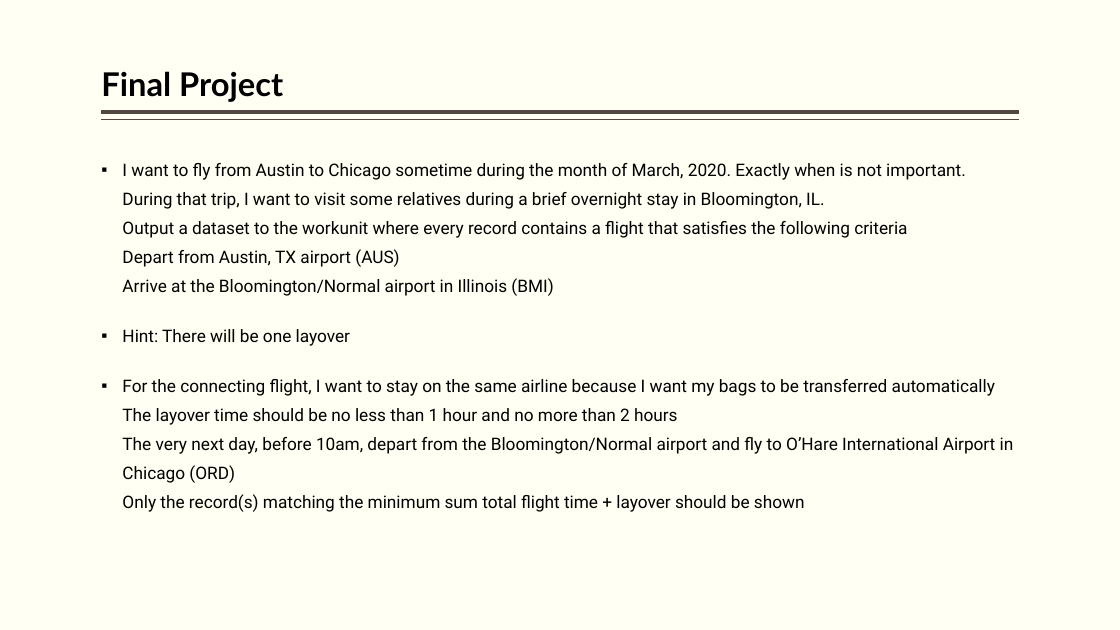
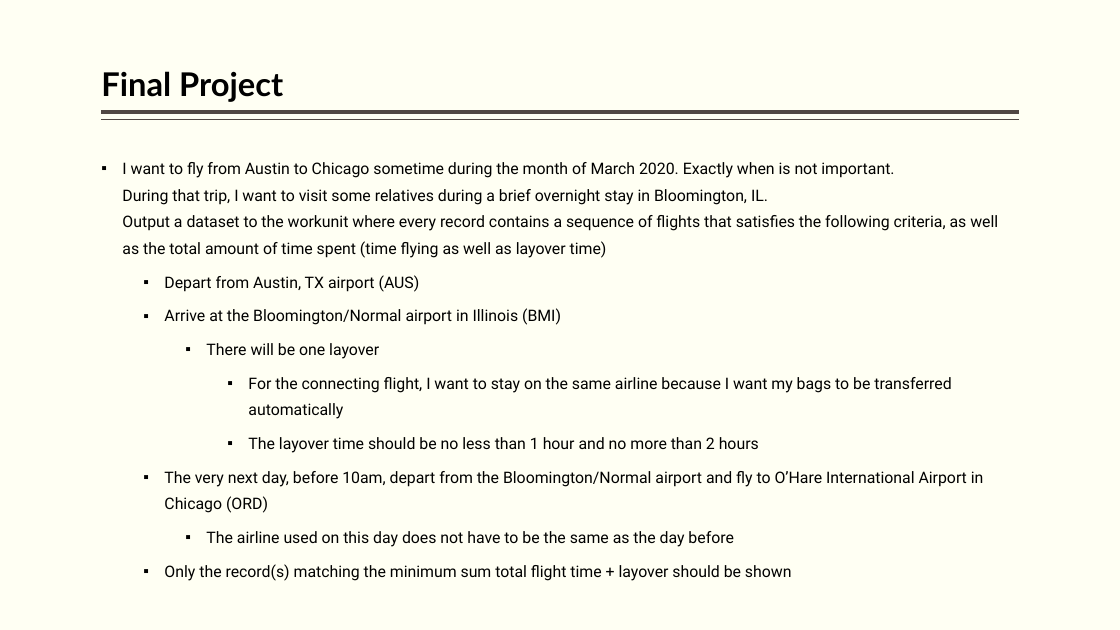
Before and after one commit to hpccsystems-solutions-lab/ScheduledFlights-Workshop, a slide deck: slide 110 of BigData-ECL.pptx. Drawn at 1120x630 pixels with LibreOffice and Linux fonts; fonts in the diff are those of the drawing. Boxes give left, top, right and bottom in pixels: in the first picture for what was removed or moved away, otherwise in the second. Text is boxed around its words. In the diff, an @@ line names an element or a change of style, - is before the commit and + after.

Commit message:
VS Code install changes; minor typos

```diff
--- a/BigData-ECL.pptx
+++ b/BigData-ECL.pptx
@@ text at <box>122,162,998,581</box>: text changed; size 14.8 to 13.6 pt @@
-▪ I want to fly from Austin to Chicago sometime during the month of March, 2020. Exactly when is not important.
-  During that trip, I want to visit some relatives during a brief overnight stay in Bloomington, IL.
-  Output a dataset to the workunit where every record contains a flight that satisfies the following criteria
-  Depart from Austin, TX airport (AUS)
-  Arrive at the Bloomington/Normal airport in Illinois (BMI)
-▪ Hint: There will be one layover
-▪ For the connecting flight, I want to stay on the same airline because I want my bags to be transferred automatically
-  The layover time should be no less than 1 hour and no more than 2 hours
-  The very next day, before 10am, depart from the Bloomington/Normal airport and fly to O’Hare International Airport in Chicago (ORD)
-  Only the record(s) matching the minimum sum total flight time + layover should be shown
+▪ I want to fly from Austin to Chicago sometime during the month of March 2020. Exactly when is not important.
+  During that trip, I want to visit some relatives during a brief overnight stay in Bloomington, IL.
+  Output a dataset to the workunit where every record contains a sequence of flights that satisfies the following criteria, as well as the total amount of time spent (time flying as well as layover time)
+  ▪ Depart from Austin, TX airport (AUS)
+  ▪ Arrive at the Bloomington/Normal airport in Illinois (BMI)
+    ▪ There will be one layover
+      ▪ For the connecting flight, I want to stay on the same airline because I want my bags to be transferred automatically
+      ▪ The layover time should be no less than 1 hour and no more than 2 hours
+  ▪ The very next day, before 10am, depart from the Bloomington/Normal airport and fly to O’Hare International Airport in Chicago (ORD)
+    ▪ The airline used on this day does not have to be the same as the day before
+  ▪ Only the record(s) matching the minimum sum total flight time + layover should be shown
```
Also in this commit, not shown: 8 other slides changed.
